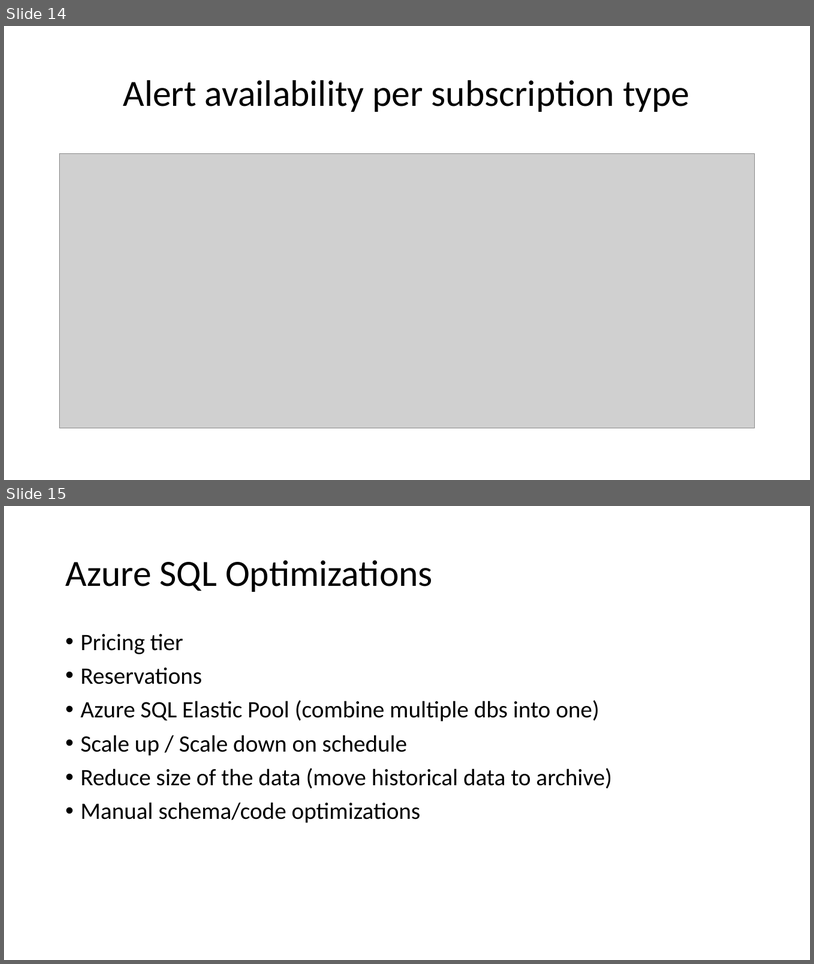
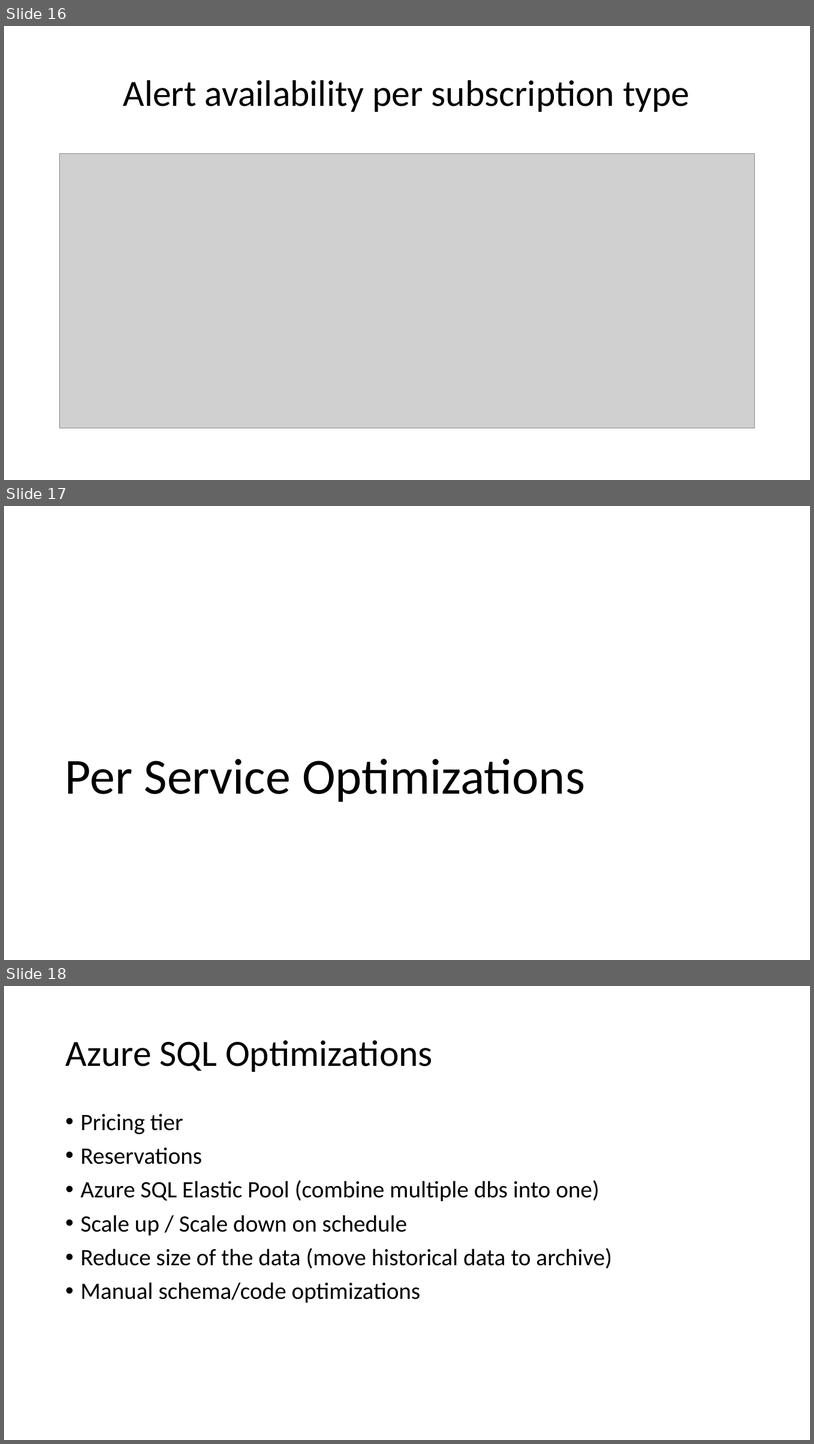
Before and after one commit to peterperov/MSFTCSA, a slide deck: 104-FinOps/Azure FinOps - Introduction.pptx. Shown one above the other, each under a label of ours: slides 14 and 15 before the commit, slides 16, 17 and 18 after it. The pictures are 814x964 and 814x1444 pixels, drawn with LibreOffice and Linux fonts; fonts in the diff are those of the drawing; grey boxes stand for pictures. Boxes give left, top, right and bottom in pixels: in the first picture for what was removed or moved away, otherwise in the second. Text is boxed around its words. In the diff, an @@ line names an element or a change of style, - is before the commit and + after.

```diff
--- a/104-FinOps/Azure FinOps - Introduction.pptx
+++ b/104-FinOps/Azure FinOps - Introduction.pptx
@@ slide 17 added at box(4, 506, 810, 960), background #FFFFFF @@
@@ title added at box(65, 759, 585, 802), 60 pt, text #000000 @@
+Per Service Optimizations
@@ what was slide 14 is now slide 16 @@
@@ what was slide 15 is now slide 18 @@
```
Also in this commit, not shown: 2 slides changed, 6 other slides added, 1 slide removed, 1 other file.
